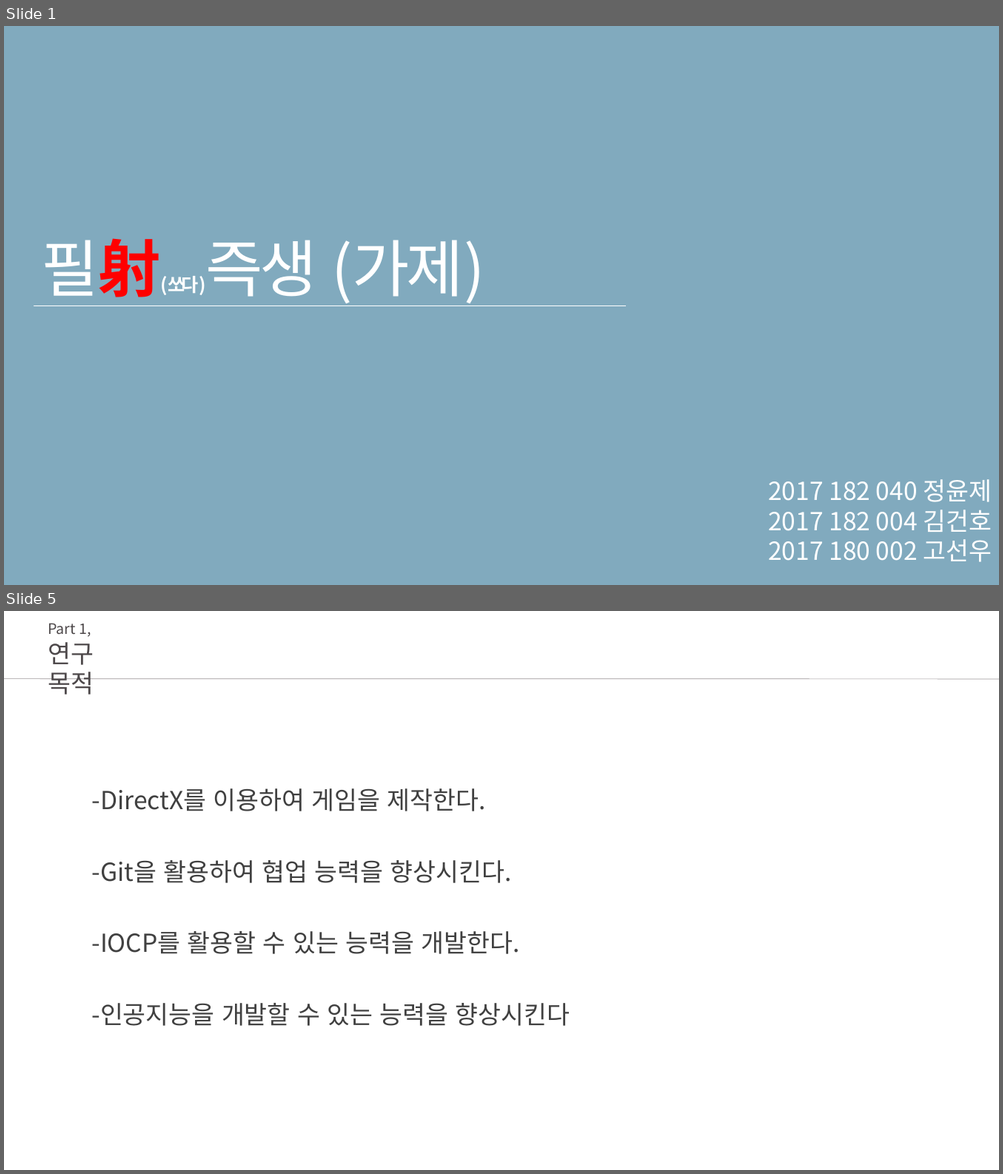
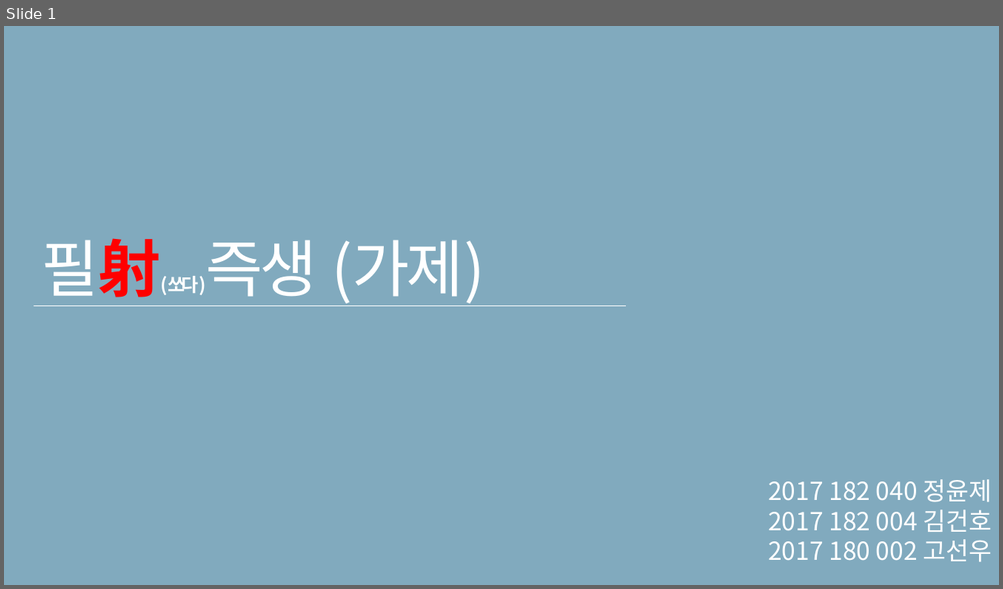
Before and after one commit to ghk01214/KPUFinalGame-deprecated-, a slide deck: docs/졸작 초안.pptx. Shown one above the other, each under a label of ours: slides 1 and 5 before the commit, slide 1 after it; the slides between them are not shown. The pictures are 1003x1174 and 1003x589 pixels, drawn with LibreOffice and Linux fonts; fonts in the diff are those of the drawing. Boxes give left, top, right and bottom in pixels: in the first picture for what was removed or moved away, otherwise in the second. Text is boxed around its words. In the diff, an @@ line names an element or a change of style, - is before the commit and + after.

```diff
--- a/docs/졸작 초안.pptx
+++ b/docs/졸작 초안.pptx
@@ slide 5 removed at (x1=4, y1=611, x2=999, y2=1170), background #FFFFFF @@
@@ text removed at (x1=48, y1=623, x2=91, y2=637) @@
-Part 1,
@@ text removed at (x1=48, y1=642, x2=94, y2=695) @@
-연구 목적
@@ line removed from (4, 679) to (999, 679) @@
@@ text removed at (x1=91, y1=789, x2=570, y2=1026) @@
--DirectX를 이용하여 게임을 제작한다.
--Git을 활용하여 협업 능력을 향상시킨다.
--IOCP를 활용할 수 있는 능력을 개발한다.
--인공지능을 개발할 수 있는 능력을 향상시킨다
```
Also in this commit, not shown: 7 slides changed, 6 slides added, 3 other slides removed.
